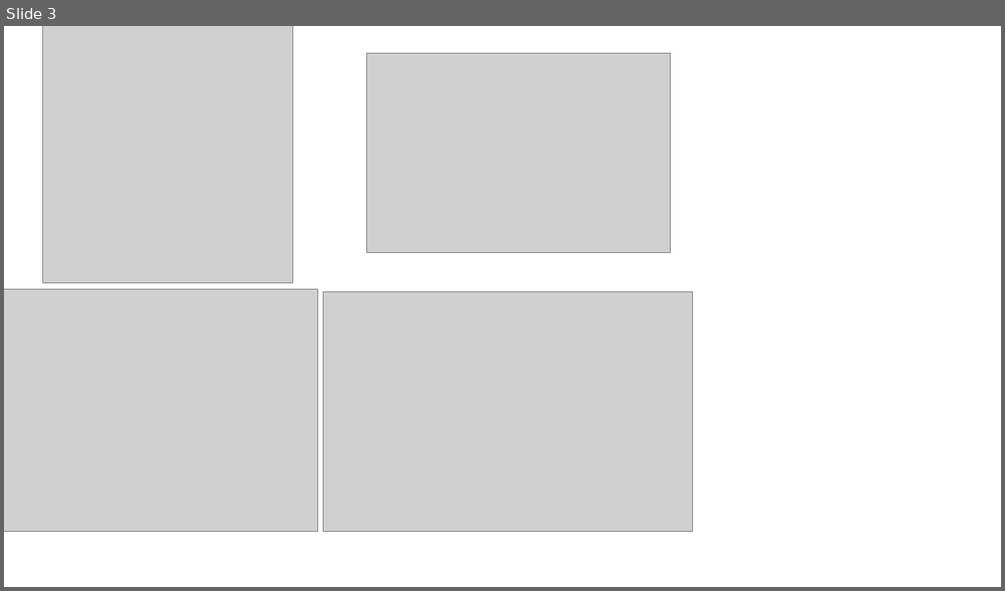
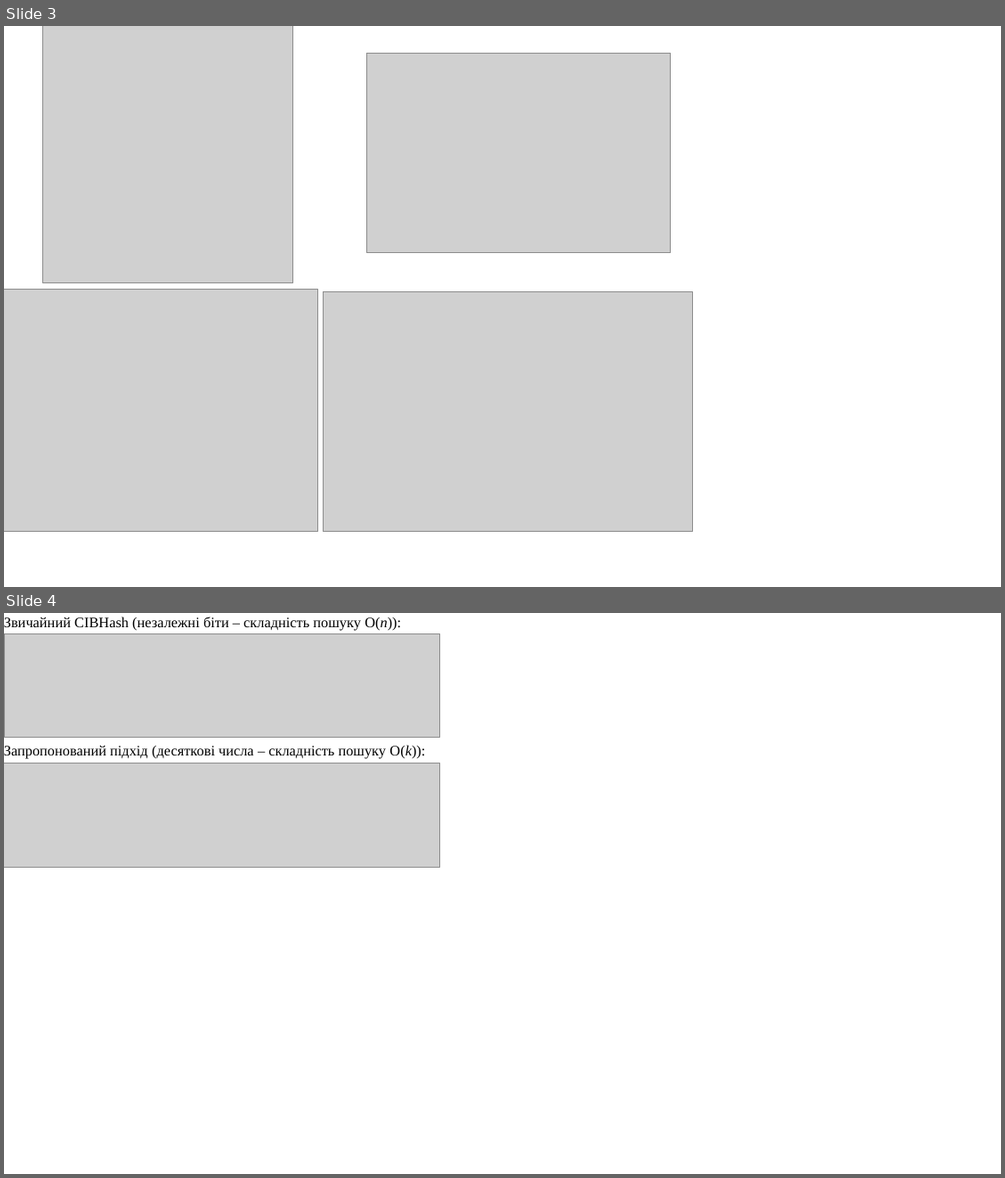
Before and after one commit to vinnik-dmitry07/research, a slide deck: masters/assets/figures_ukr.pptx. Shown one above the other, each under a label of ours: slide 3 before the commit, slides 3 and 4 after it. The pictures are 1005x591 and 1005x1178 pixels, drawn with LibreOffice and Linux fonts; fonts in the diff are those of the drawing; grey boxes stand for pictures. Boxes give left, top, right and bottom in pixels: in the first picture for what was removed or moved away, otherwise in the second. Text is boxed around its words. In the diff, an @@ line names an element or a change of style, - is before the commit and + after.

```diff
--- a/masters/assets/figures_ukr.pptx
+++ b/masters/assets/figures_ukr.pptx
@@ slide 4 added at (x1=4, y1=613, x2=1001, y2=1174), background #FFFFFF @@
@@ picture added at (x1=4, y1=634, x2=440, y2=738) @@
@@ text added at (x1=4, y1=617, x2=401, y2=631), 14 pt, text #000000 @@
+Звичайний CIBHash (незалежні біти – складність пошуку O(n)):
@@ text added at (x1=4, y1=745, x2=425, y2=759), 14 pt, text #000000 @@
+Запропонований підхід (десяткові числа – складність пошуку O(k)):
@@ picture added at (x1=4, y1=763, x2=440, y2=868) @@
```
Also in this commit, not shown: 1 slide changed, 6 other files.
